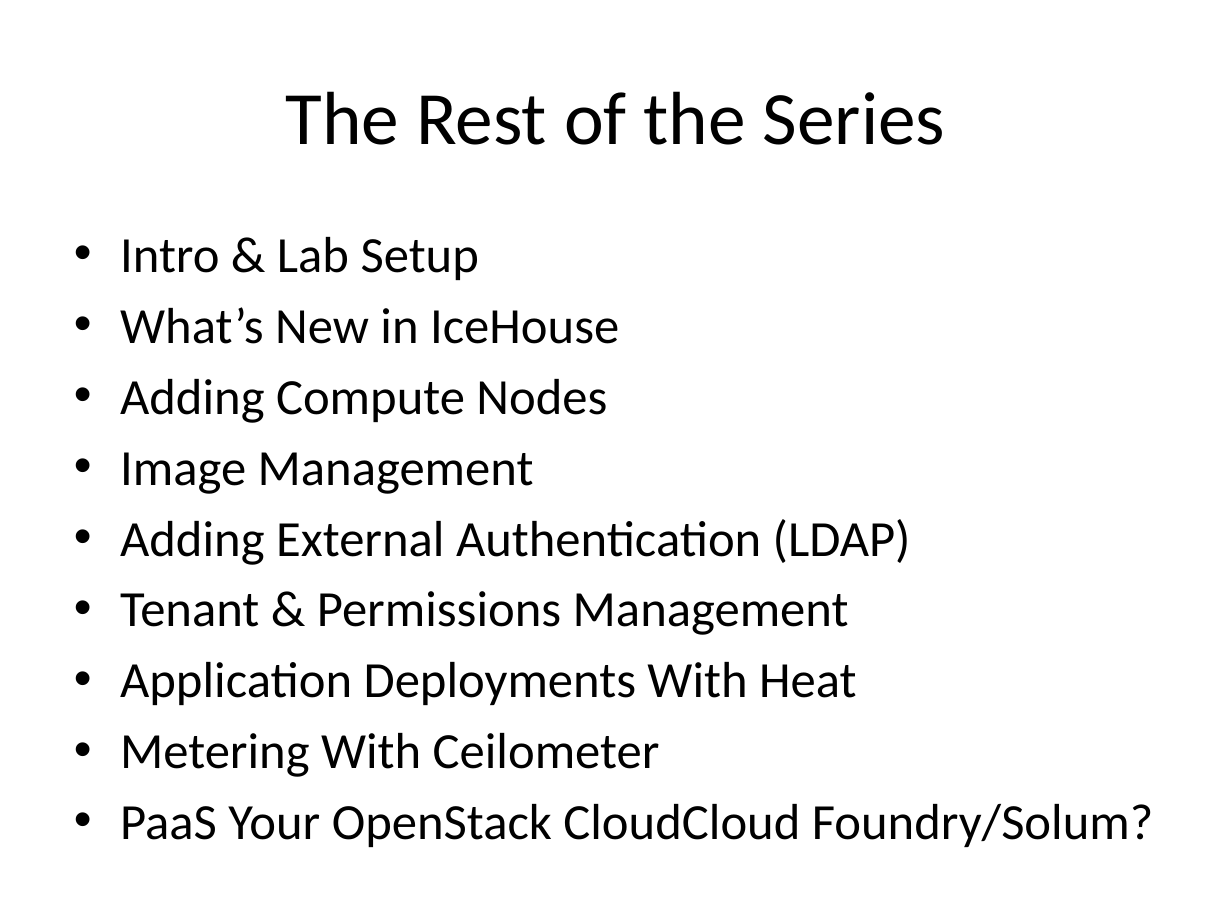
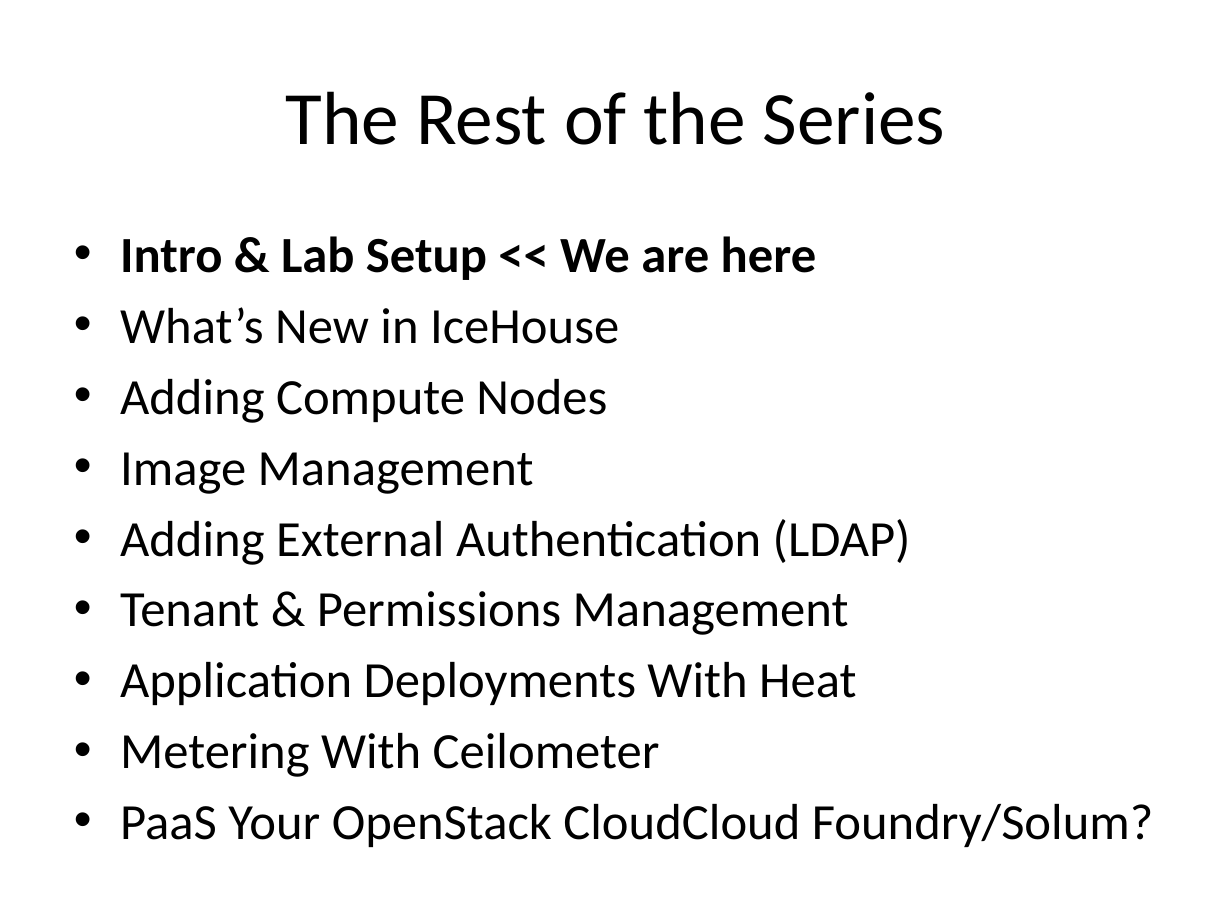
Before and after one commit to bunchc/Couch_to_OpenStack, a slide deck: slide 4 of slides/00-LabSetup.pptx. Drawn at 1232x924 pixels with LibreOffice and Linux fonts; fonts in the diff are those of the drawing. Boxes give left, top, right and bottom in pixels: in the first picture for what was removed or moved away, otherwise in the second. Text is boxed around its words. In the diff, an @@ line names an element or a change of style, - is before the commit and + after.

```diff
--- a/slides/00-LabSetup.pptx
+++ b/slides/00-LabSetup.pptx
@@ text at (120,236,817,280): text changed; bold on @@
-• Intro & Lab Setup
+• Intro & Lab Setup << We are here
```
Also in this commit, not shown: 1 other file.
